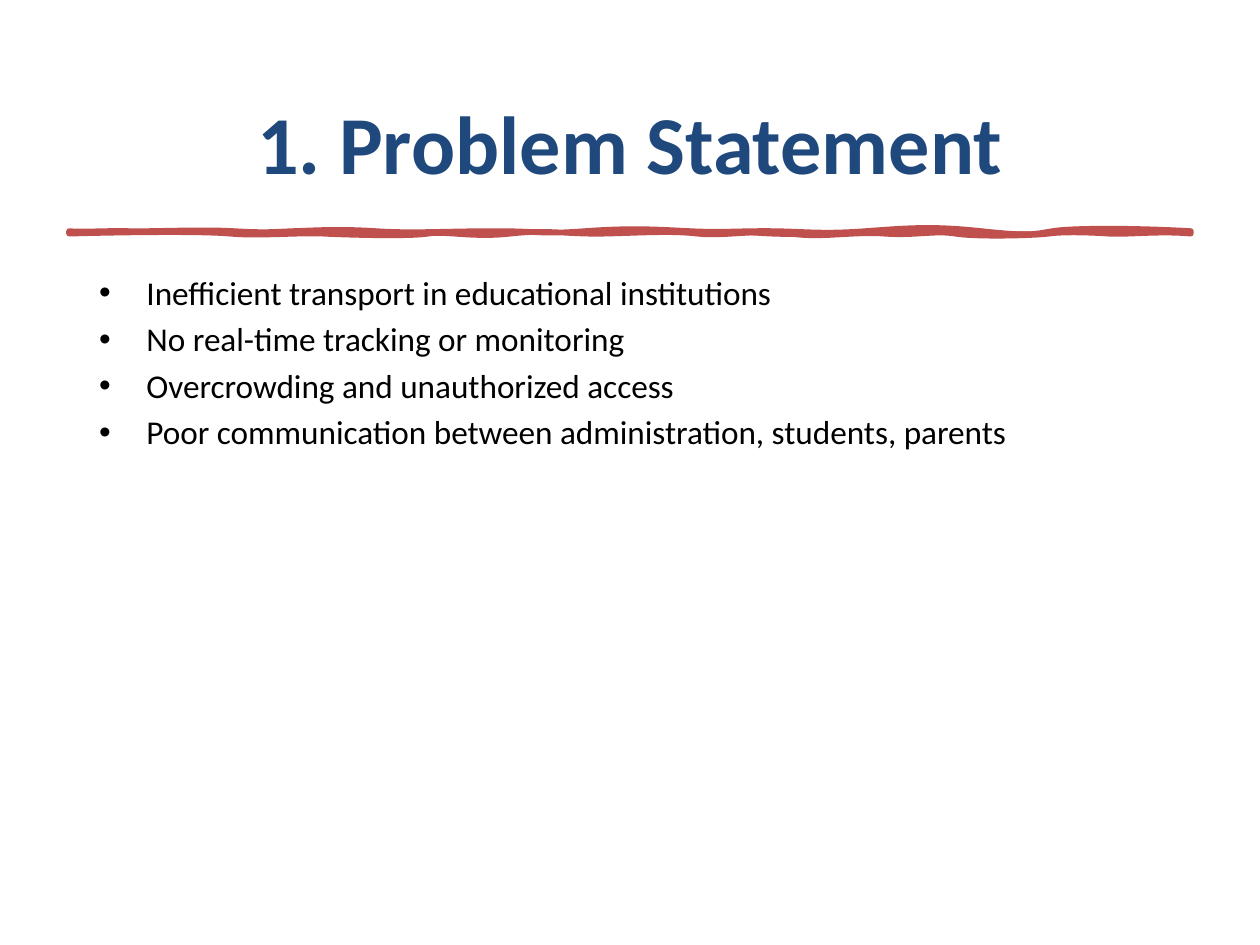
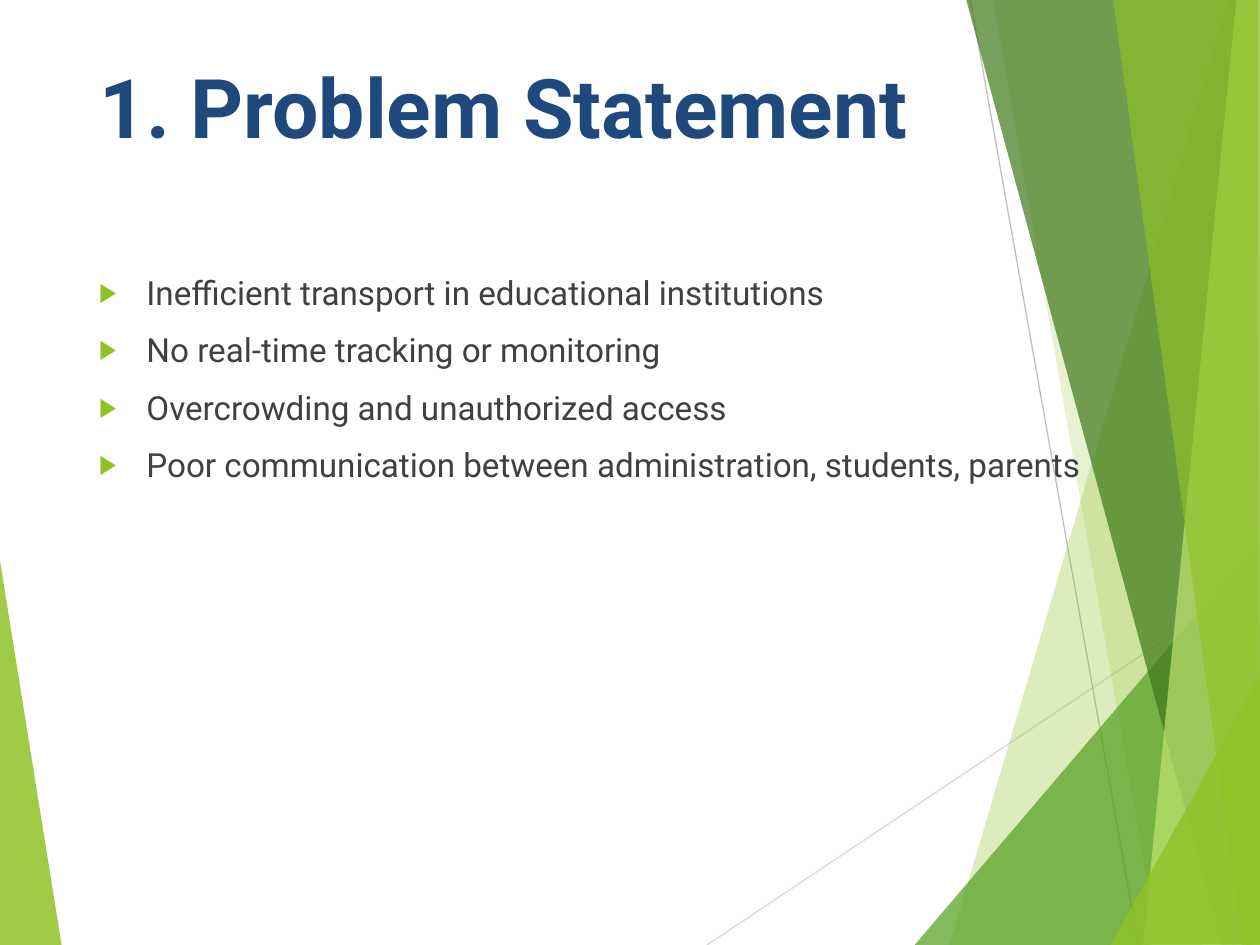
Before and after one commit to Abubakar-doc/FYP-24-SE-A-204, a slide deck: slide 3 of NTU Ride Pilot.pptx. Drawn at 1260x945 pixels with LibreOffice and Linux fonts; fonts in the diff are those of the drawing. Boxes give left, top, right and bottom in pixels: in the first picture for what was removed or moved away, otherwise in the second. Text is boxed around its words. In the diff, an @@ line names an element or a change of style, - is before the commit and + after.

```diff
--- a/NTU Ride Pilot.pptx
+++ b/NTU Ride Pilot.pptx
@@ title "1. Problem Statement" at (99,76,907,139): font Calibri to Roboto; alignment centre to left; vertical alignment middle to top @@
@@ freeform shape removed at (69,231,1191,233) @@
@@ text "Inefficient transport in educational institutions" at (146,279,1080,486): font Calibri to Roboto, text colour #000000 to #404040; bullet • to ▶; more space between paragraphs @@
@@ group added at (0,0,1260,945): 8 freeform shapes, 2 lines @@
```
Also in this commit, not shown: 7 other slides changed.
